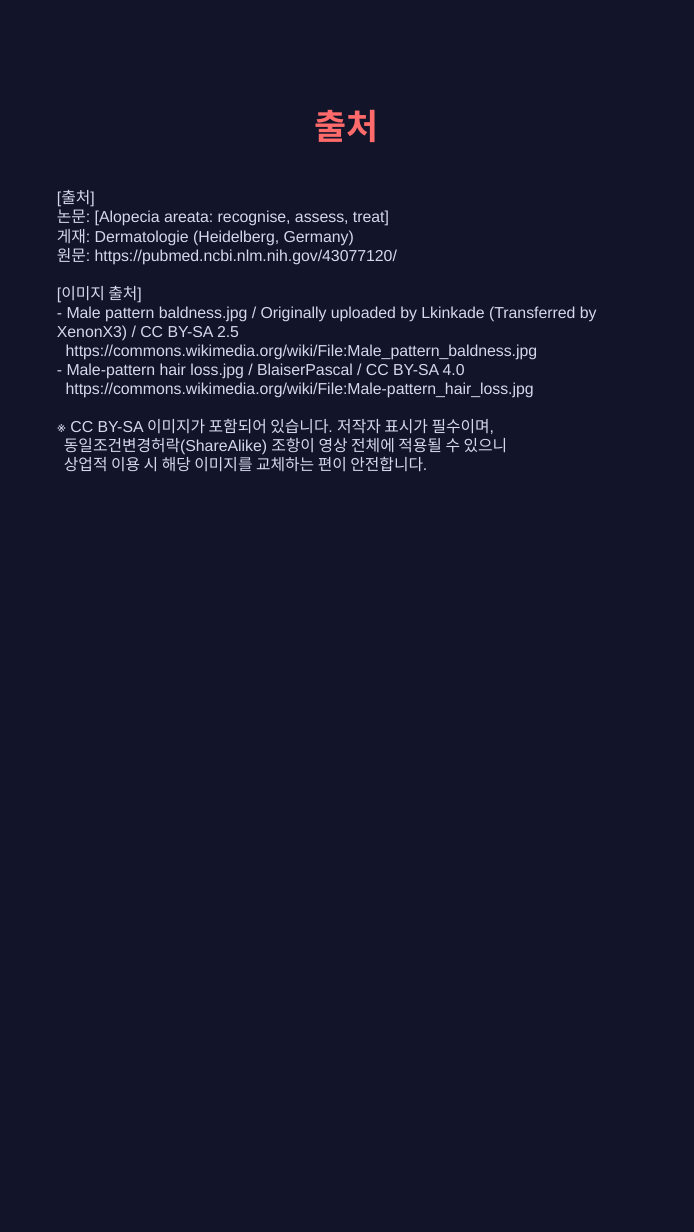
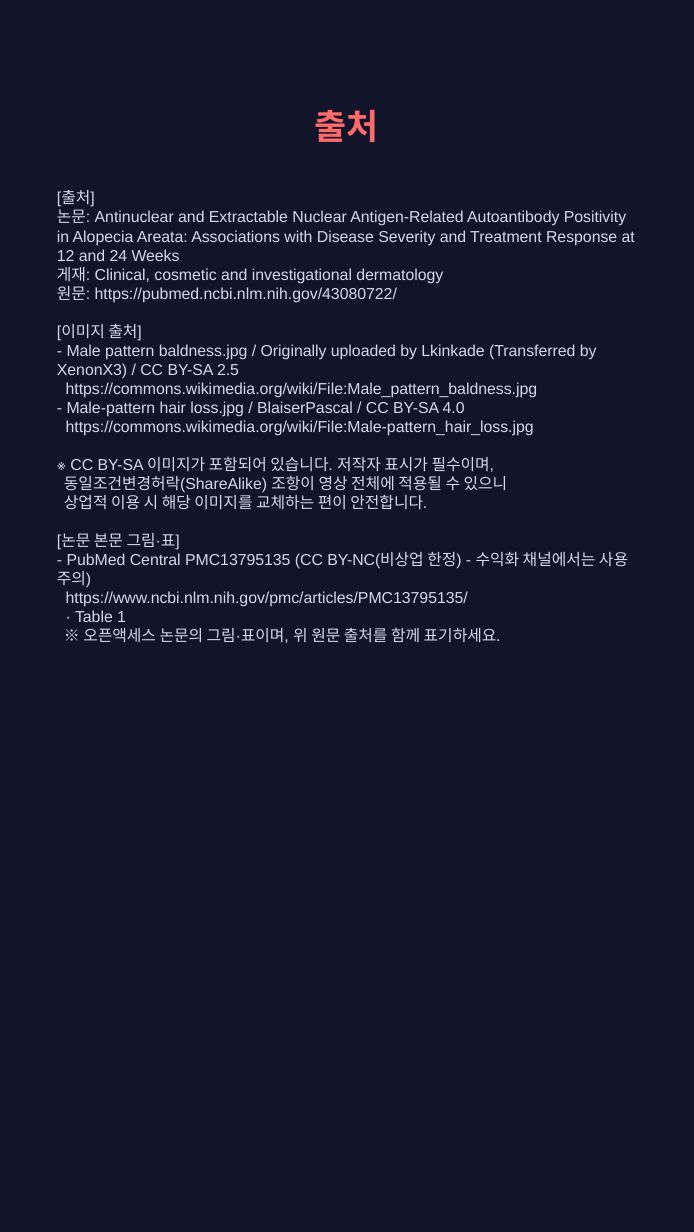
Before and after one commit to hyokang2010-BJ-ANTH/product-builder-test, a slide deck: slide 11 of pwa/data/latest/slides.pptx (slide 8 before the commit). Drawn at 694x1232 pixels with LibreOffice and Linux fonts; fonts in the diff are those of the drawing. Boxes give left, top, right and bottom in pixels: in the first picture for what was removed or moved away, otherwise in the second. Text is boxed around its words. In the diff, an @@ line names an element or a change of style, - is before the commit and + after.

```diff
--- a/pwa/data/latest/slides.pptx
+++ b/pwa/data/latest/slides.pptx
@@ text at box(57, 191, 635, 643): text changed @@
-[출처]
-논문: [Alopecia areata: recognise, assess, treat]
-게재: Dermatologie (Heidelberg, Germany)
-원문: https://pubmed.ncbi.nlm.nih.gov/43077120/
-[이미지 출처]
-- Male pattern baldness.jpg / Originally uploaded by Lkinkade (Transferred by XenonX3) / CC BY-SA 2.5
-https://commons.wikimedia.org/wiki/File:Male_pattern_baldness.jpg
-- Male-pattern hair loss.jpg / BlaiserPascal / CC BY-SA 4.0
-https://commons.wikimedia.org/wiki/File:Male-pattern_hair_loss.jpg
-※ CC BY-SA 이미지가 포함되어 있습니다. 저작자 표시가 필수이며,
-동일조건변경허락(ShareAlike) 조항이 영상 전체에 적용될 수 있으니
-상업적 이용 시 해당 이미지를 교체하는 편이 안전합니다.
+[출처]
+논문: Antinuclear and Extractable Nuclear Antigen-Related Autoantibody Positivity in Alopecia Areata: Associations with Disease Severity and Treatment Response at 12 and 24 Weeks
+게재: Clinical, cosmetic and investigational dermatology
+원문: https://pubmed.ncbi.nlm.nih.gov/43080722/
+[이미지 출처]
+- Male pattern baldness.jpg / Originally uploaded by Lkinkade (Transferred by XenonX3) / CC BY-SA 2.5
+https://commons.wikimedia.org/wiki/File:Male_pattern_baldness.jpg
+- Male-pattern hair loss.jpg / BlaiserPascal / CC BY-SA 4.0
+https://commons.wikimedia.org/wiki/File:Male-pattern_hair_loss.jpg
+※ CC BY-SA 이미지가 포함되어 있습니다. 저작자 표시가 필수이며,
+동일조건변경허락(ShareAlike) 조항이 영상 전체에 적용될 수 있으니
+상업적 이용 시 해당 이미지를 교체하는 편이 안전합니다.
+[논문 본문 그림·표]
+- PubMed Central PMC13795135 (CC BY-NC(비상업 한정) - 수익화 채널에서는 사용 주의)
+https://www.ncbi.nlm.nih.gov/pmc/articles/PMC13795135/
+· Table 1
+※ 오픈액세스 논문의 그림·표이며, 위 원문 출처를 함께 표기하세요.
```
Also in this commit, not shown: 1 other slide changed, 7 slides added, 4 slides removed, 28 other files.
